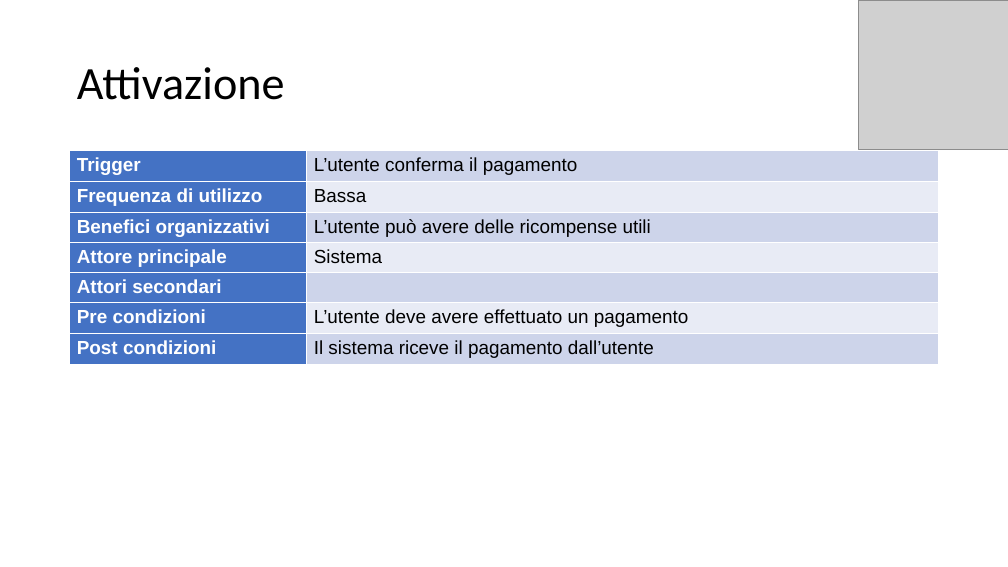
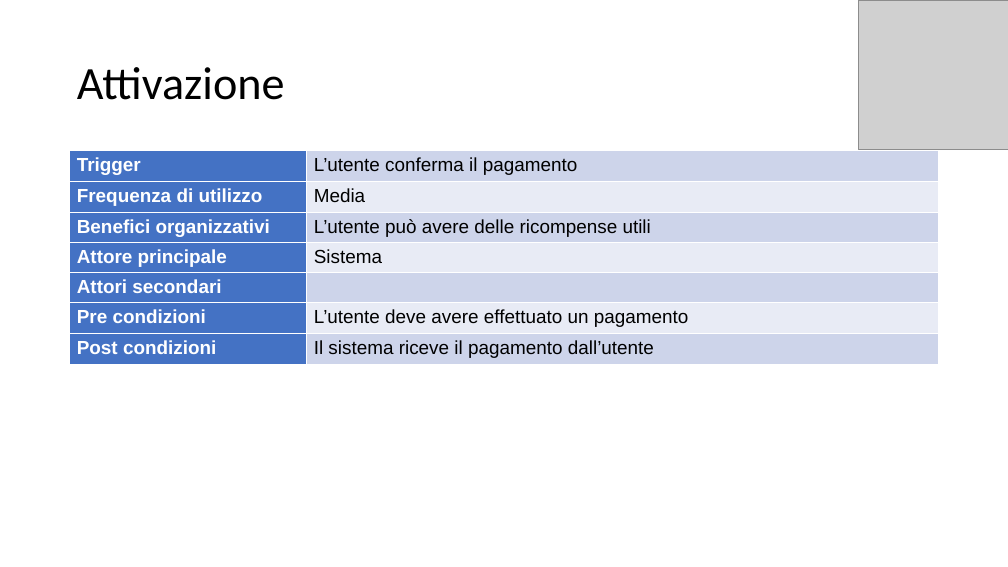
Before and after one commit to itsar19-20/quiz, a slide deck: slide 3 of docs/UseCaseApp/Sistema/UseCaseGestionePagamenti.pptx. Drawn at 1008x567 pixels with LibreOffice and Linux fonts; fonts in the diff are those of the drawing; grey boxes stand for pictures. Boxes give left, top, right and bottom in pixels: in the first picture for what was removed or moved away, otherwise in the second. Text is boxed around its words. In the diff, an @@ line names an element or a change of style, - is before the commit and + after.

```diff
--- a/docs/UseCaseApp/Sistema/UseCaseGestionePagamenti.pptx
+++ b/docs/UseCaseApp/Sistema/UseCaseGestionePagamenti.pptx
@@ table at (70,151,939,365) @@
-row 2, column 2: Bassa
+row 2, column 2: Media
```
Also in this commit, not shown: 2 other slides changed, 4 other files.
